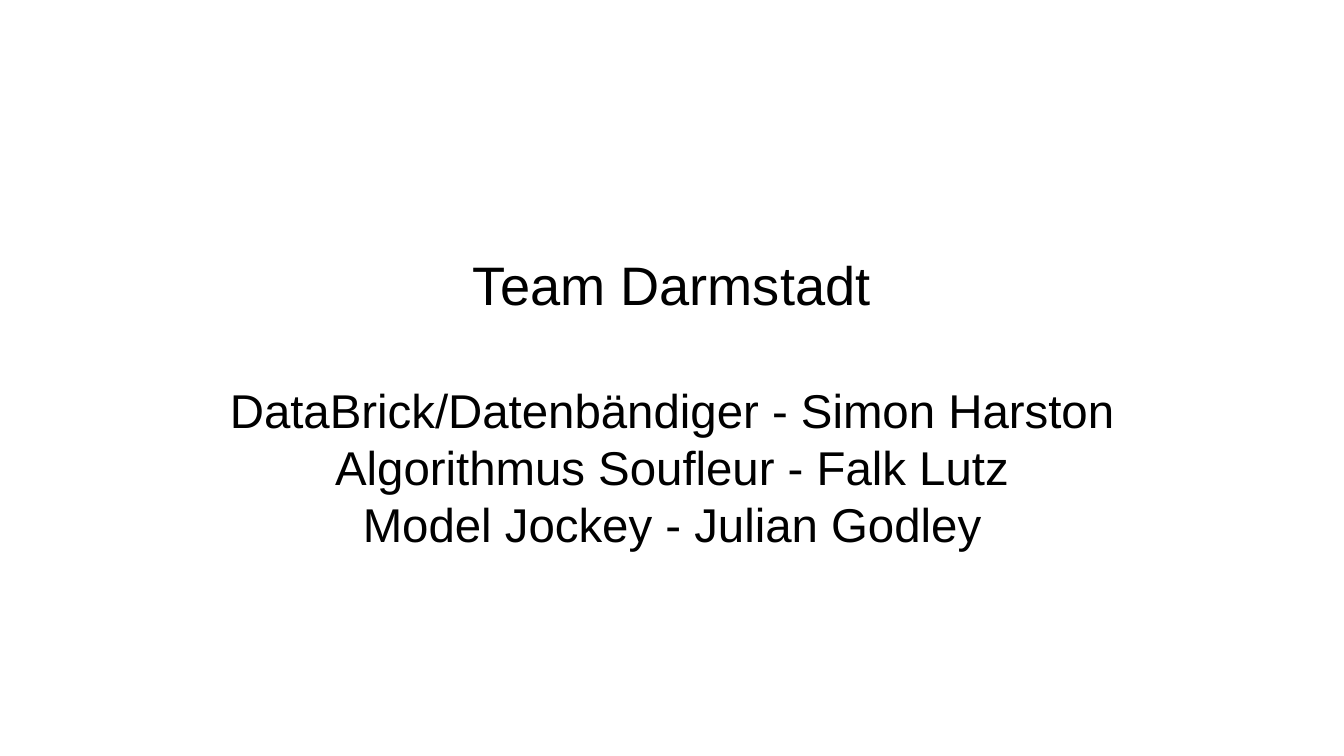
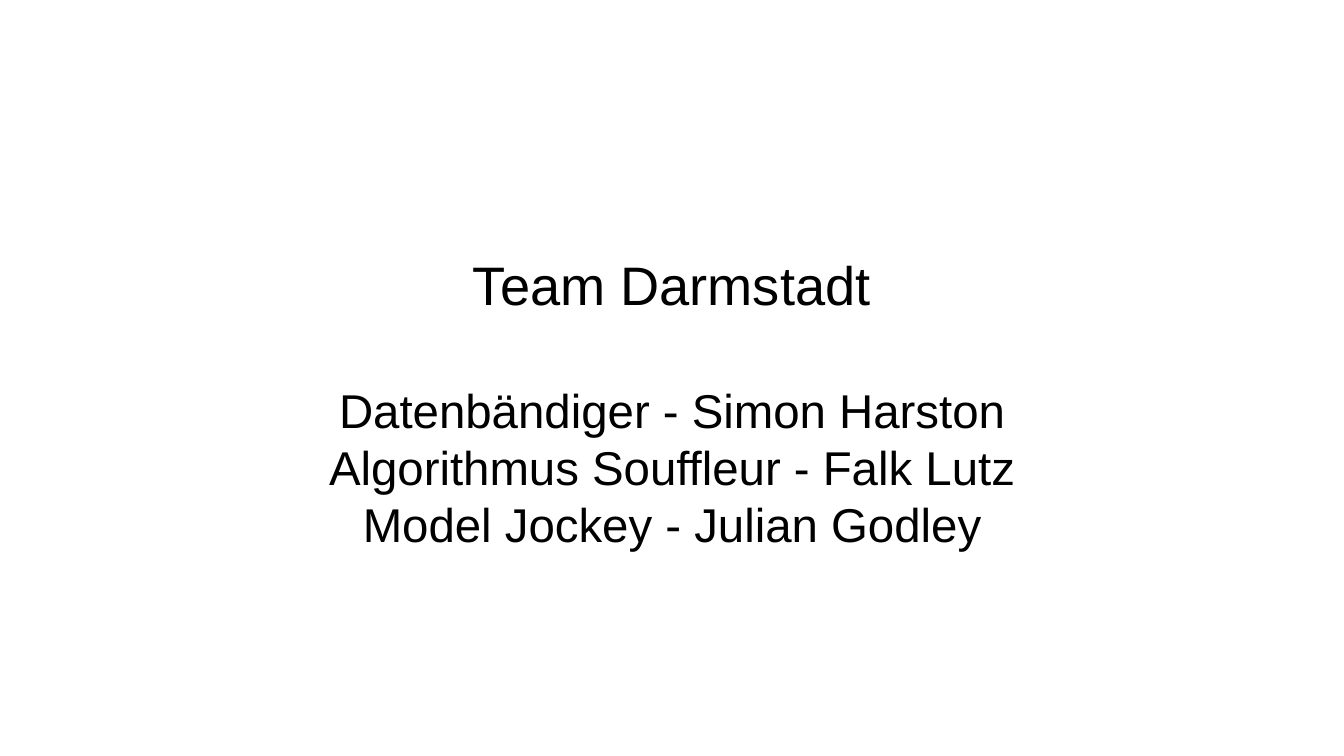
Before and after one commit to jgo-DA/Project-Movies_Team-Darmstadt, a slide deck: slide 1 of docs/Team-Darmstadt_Movies-Project_Presentation.odp. Drawn at 1344x756 pixels with LibreOffice and Linux fonts; fonts in the diff are those of the drawing; background and template pictures are left out. Boxes give left, top, right and bottom in pixels: in the first picture for what was removed or moved away, otherwise in the second. Text is boxed around its words. In the diff, an @@ line names an element or a change of style, - is before the commit and + after.

```diff
--- a/docs/Team-Darmstadt_Movies-Project_Presentation.odp
+++ b/docs/Team-Darmstadt_Movies-Project_Presentation.odp
@@ subtitle at bbox=[329, 393, 1015, 495]: text changed @@
-DataBrick/Datenbändiger - Simon Harston
-Algorithmus Soufleur - Falk Lutz
+Datenbändiger - Simon Harston
+Algorithmus Souffleur - Falk Lutz
```
Also in this commit, not shown: 4 other slides changed, 2 slides added, 1 slide removed, 1 other file.
